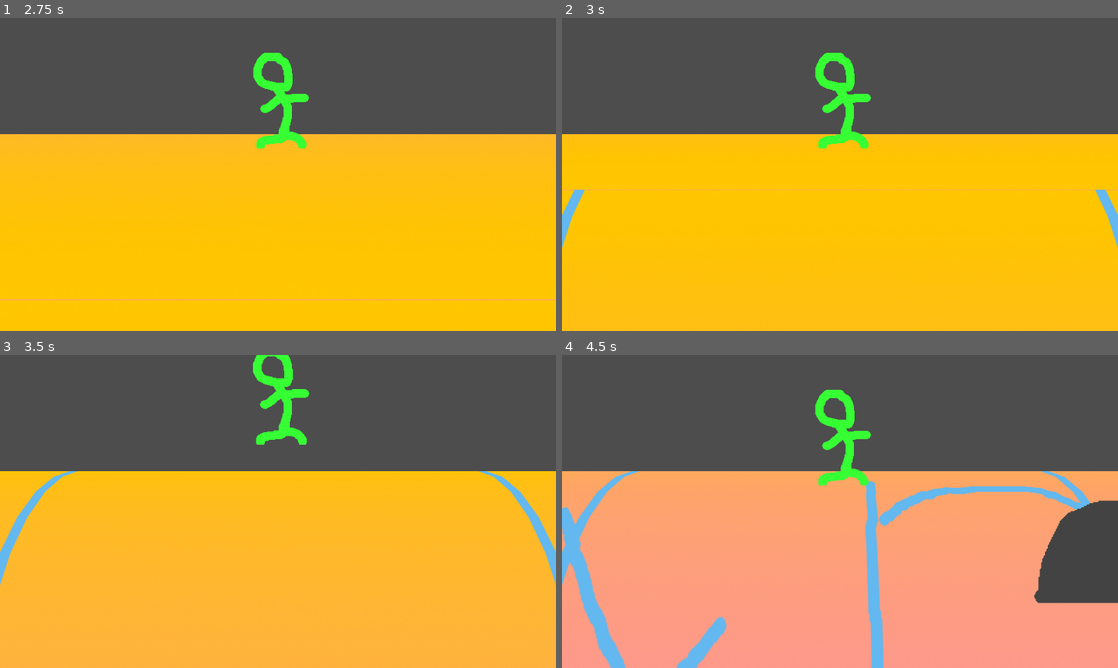
Above: before the commit, frames 1-4 (two rows, left to right).
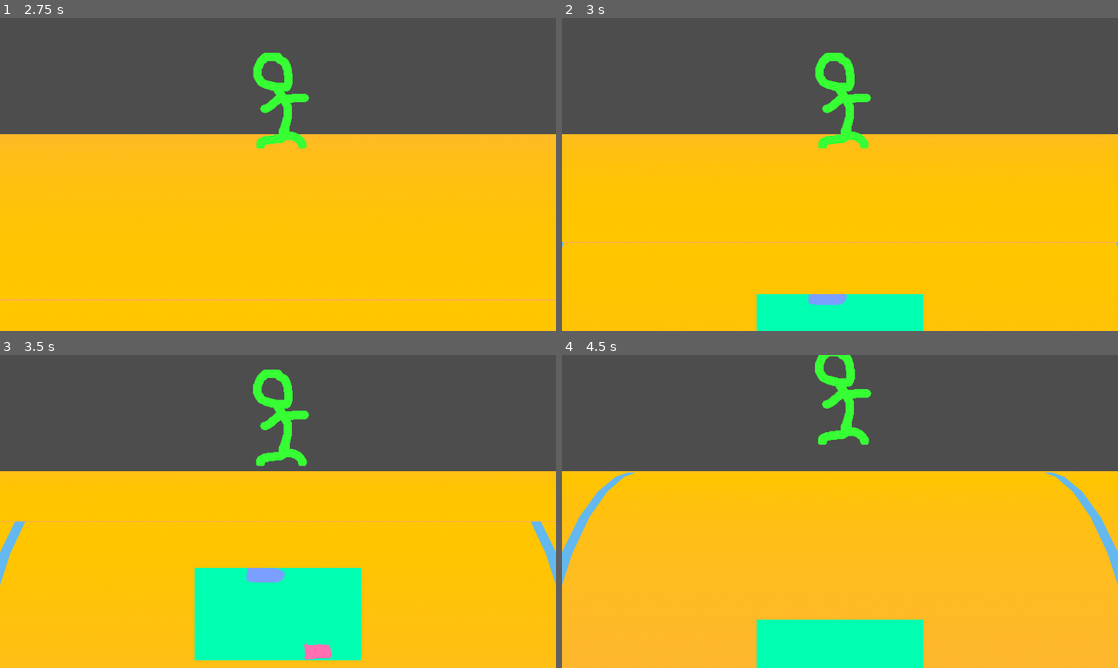
Above: after the commit, the same moments.

Repository: abam-iksde/polyjam-2024
Game: Godot game, scene res://scenes/main_scene.tscn
Two runs of this game, one before a commit and one after it. Both use one fixed random seed, a clock stepped at 60 frames per second and the inputs below.
Inputs:
- Up to frame 1 (2.75 s): hold L (mg_right, bound only after the commit) 0.53-1.28 s; tap Space (jump) at 0.77, 1.52 s; hold J (mg_left, bound only after the commit) 1.28-2.03 s; hold L (mg_right, bound only after the commit) from 2.03 s (still down)
- Up to frame 2 (3 s): release L (mg_right, bound only after the commit) at 2.78 s; hold Up (ui_up) from 2.78 s (still down)
- Up to frame 3 (3.5 s): keep holding Up (ui_up); tap Space (jump) at 3.02 s
- Up to frame 4 (4.5 s): release Up (ui_up) at 3.53 s; hold J (mg_left, bound only after the commit) from 3.53 s (still down); tap Space (jump) at 3.77 s

Frame 1 is identical in both runs. In frame 2, 5.0% of the frame differs, in the area x 0-100%, y 54-100%; in frame 3, 57%; in frame 4, 64%, in the area x 0-100%, y 0-100%.

Commit message:
Implement soap minigame

Diff:
--- a/project.godot
+++ b/project.godot
@@ -46,6 +46,26 @@
 "events": [Object(InputEventKey,"resource_local_to_scene":false,"resource_name":"","device":-1,"window_id":0,"alt_pressed":false,"shift_pressed":false,"ctrl_pressed":false,"meta_pressed":false,"pressed":false,"keycode":0,"physical_keycode":32,"key_label":0,"unicode":32,"echo":false,"script":null)
 ]
 }
+mg_left={
+"deadzone": 0.5,
+"events": [Object(InputEventKey,"resource_local_to_scene":false,"resource_name":"","device":-1,"window_id":0,"alt_pressed":false,"shift_pressed":false,"ctrl_pressed":false,"meta_pressed":false,"pressed":false,"keycode":0,"physical_keycode":74,"key_label":0,"unicode":106,"echo":false,"script":null)
+]
+}
+mg_right={
+"deadzone": 0.5,
+"events": [Object(InputEventKey,"resource_local_to_scene":false,"resource_name":"","device":-1,"window_id":0,"alt_pressed":false,"shift_pressed":false,"ctrl_pressed":false,"meta_pressed":false,"pressed":false,"keycode":0,"physical_keycode":76,"key_label":0,"unicode":108,"echo":false,"script":null)
+]
+}
+mg_up={
+"deadzone": 0.5,
+"events": [Object(InputEventKey,"resource_local_to_scene":false,"resource_name":"","device":-1,"window_id":0,"alt_pressed":false,"shift_pressed":false,"ctrl_pressed":false,"meta_pressed":false,"pressed":false,"keycode":0,"physical_keycode":73,"key_label":0,"unicode":105,"echo":false,"script":null)
+]
+}
+mg_down={
+"deadzone": 0.5,
+"events": [Object(InputEventKey,"resource_local_to_scene":false,"resource_name":"","device":-1,"window_id":0,"alt_pressed":false,"shift_pressed":false,"ctrl_pressed":false,"meta_pressed":false,"pressed":false,"keycode":0,"physical_keycode":75,"key_label":0,"unicode":107,"echo":false,"script":null)
+]
+}
 
 [physics]
 
--- a/scenes/main_scene.tscn
+++ b/scenes/main_scene.tscn
@@ -1,7 +1,8 @@
-[gd_scene load_steps=3 format=3 uid="uid://7bf3p2aae384"]
+[gd_scene load_steps=4 format=3 uid="uid://7bf3p2aae384"]
 
 [ext_resource type="Script" path="res://scripts/keep_aspect.gd" id="1_d586j"]
 [ext_resource type="PackedScene" uid="uid://dwpq5bji37inr" path="res://scenes/game_scene.tscn" id="1_toi7q"]
+[ext_resource type="Script" path="res://scripts/mini_game.gd" id="3_h5qwk"]
 
 [node name="main_scene" type="Control"]
 layout_mode = 3
@@ -33,3 +34,8 @@
 render_target_update_mode = 4
 
 [node name="game_scene" parent="game_viewport_container/game_viewport" instance=ExtResource("1_toi7q")]
+
+[node name="mini_game" type="Control" parent="game_viewport_container"]
+clip_contents = true
+layout_mode = 2
+script = ExtResource("3_h5qwk")
--- /dev/null
+++ b/scenes/mini_games/soap.tscn
@@ -0,0 +1,44 @@
+[gd_scene load_steps=4 format=3 uid="uid://dwtrq34ol21cx"]
+
+[ext_resource type="Script" path="res://scripts/mini_games/soap/soap.gd" id="1_ryl8y"]
+[ext_resource type="Texture2D" uid="uid://d3lht0pkd1ron" path="res://textures/mini_games/soap/leg.png" id="2_om8xd"]
+[ext_resource type="Texture2D" uid="uid://b6mn4ixorgil7" path="res://textures/mini_games/soap/soap.png" id="3_51jur"]
+
+[node name="soap" type="Control"]
+layout_mode = 3
+anchor_right = 1.0
+anchor_bottom = 1.0
+offset_right = -1120.0
+offset_bottom = -634.0
+grow_horizontal = 2
+grow_vertical = 2
+script = ExtResource("1_ryl8y")
+
+[node name="game" type="Control" parent="."]
+clip_contents = true
+anchors_preset = 0
+offset_right = 480.0
+offset_bottom = 266.0
+
+[node name="background" type="ColorRect" parent="game"]
+layout_mode = 1
+anchors_preset = 15
+anchor_right = 1.0
+anchor_bottom = 1.0
+grow_horizontal = 2
+grow_vertical = 2
+color = Color(0, 1, 0.694118, 1)
+
+[node name="foot" type="TextureRect" parent="game"]
+layout_mode = 0
+offset_top = -223.0
+offset_right = 127.0
+offset_bottom = 43.0
+texture = ExtResource("2_om8xd")
+
+[node name="soap" type="TextureRect" parent="game"]
+layout_mode = 0
+offset_top = 214.0
+offset_right = 89.0
+offset_bottom = 266.0
+texture = ExtResource("3_51jur")
--- a/scripts/game_scene.gd
+++ b/scripts/game_scene.gd
@@ -29,6 +29,7 @@
 
 
 func _physics_process(delta: float) -> void:
+	delta = Motion.get_delta(delta)
 	section_progress += delta * Motion.movement_speed
 	if section_progress >= 1.0:
 		go_next_section()
--- a/scripts/keep_aspect.gd
+++ b/scripts/keep_aspect.gd
@@ -13,6 +13,8 @@
 		size = Vector2(viewport_size.y/aspect_components.y * aspect_components.x, viewport_size.y)
 	position = (Vector2(viewport_size) - size)/2.0
 
+	get_node('mini_game').size = size
+
 
 func _ready():
 	on_size_changed()
--- /dev/null
+++ b/scripts/mini_game.gd
@@ -0,0 +1,48 @@
+extends Control
+
+
+const GAMES = {
+	'soap': preload('res://scenes/mini_games/soap.tscn'),
+}
+
+
+const BASE_SIZE = Vector2(480.0/1600.0, 266.0/900.0)
+var view_position := 0.0
+
+
+var game = null
+
+
+func start_game(name_: String) -> void:
+	game = GAMES[name_].instantiate()
+	add_child(game)
+	Motion.time_scale = 0.3
+
+
+func update_game_position():
+	if game:
+		game.position = Vector2(size.x/2.0 - size.x * BASE_SIZE.x * 0.5, size.y + size.y * view_position * 0.32)
+		game.scale = size/Vector2(1600.0, 900.0)
+
+
+func _physics_process(delta: float) -> void:
+	update_game_position()
+	if not game:
+		if Input.is_action_just_pressed('ui_up'):
+			start_game('soap')
+		return
+	if game.state == 'started':
+		view_position -= delta * 2.0
+		if view_position <= -1.0:
+			game.state = 'going'
+			view_position = -1.0
+		return
+	if game.state == 'lost' or game.state == 'won':
+		view_position += delta * 2.0
+		if view_position >= 0.0:
+			game.queue_free()
+			game = null
+			Motion.time_scale = 1.0
+			view_position = 0.0
+			return
+		return
--- /dev/null
+++ b/scripts/mini_games/soap/soap.gd
@@ -0,0 +1,37 @@
+extends Control
+
+
+var state := 'started'
+
+
+@onready var view := get_node('game') as Control
+@onready var foot := get_node('game/foot') as TextureRect
+@onready var soap := get_node('game/soap') as TextureRect
+
+
+var foot_velocity := Vector2(0.0, 0.0)
+
+
+func _ready():
+	foot.position.x = randf() * (view.size.x - foot.size.x)
+	soap.position.x = randf() * (view.size.x - soap.size.x)
+
+
+func _physics_process(delta: float) -> void:
+	if state != 'going':
+		return
+	foot_velocity.x += delta * Input.get_axis('mg_left', 'mg_right') * 1024.0
+	foot_velocity.y += delta * 512.0
+	foot.position += foot_velocity * delta
+	if box_collides(foot, soap):
+		state = 'won'
+	if foot.position.y >= 0.0:
+		foot.position.y = 0.0
+		state = 'lost'
+
+
+func box_collides(a: Control, b: Control) -> bool:
+	return (
+		a.position.x + a.size.x >= b.position.x and a.position.x < b.position.x + b.size.x and
+		a.position.y + a.size.y >= b.position.y and a.position.y < b.position.y + b.size.y
+	)
--- a/scripts/motion.gd
+++ b/scripts/motion.gd
@@ -3,3 +3,7 @@
 
 var movement_speed := 0.3
 var time_scale := 1.0
+
+
+func get_delta(from: float):
+	return from * time_scale
--- a/scripts/obstacle.gd
+++ b/scripts/obstacle.gd
@@ -6,6 +6,7 @@
 
 
 func _physics_process(delta: float) -> void:
+	delta = Motion.get_delta(delta)
 	rot -= delta * 2*PI * Motion.movement_speed
 	if rot < -3.0 * PI:
 		queue_free()
--- a/scripts/player.gd
+++ b/scripts/player.gd
@@ -25,6 +25,7 @@
 
 
 func _physics_process(delta: float) -> void:
+	delta = Motion.get_delta(delta)
 	y_velocity -= delta * GRAVITY
 	position.y += y_velocity * delta
 	if position.y <= ground_y:
Binary file added: textures/mini_games/soap/leg.png
Not shown, added: textures/mini_games/soap/leg.png.import
Binary file added: textures/mini_games/soap/soap.png
Not shown, added: textures/mini_games/soap/soap.png.import
